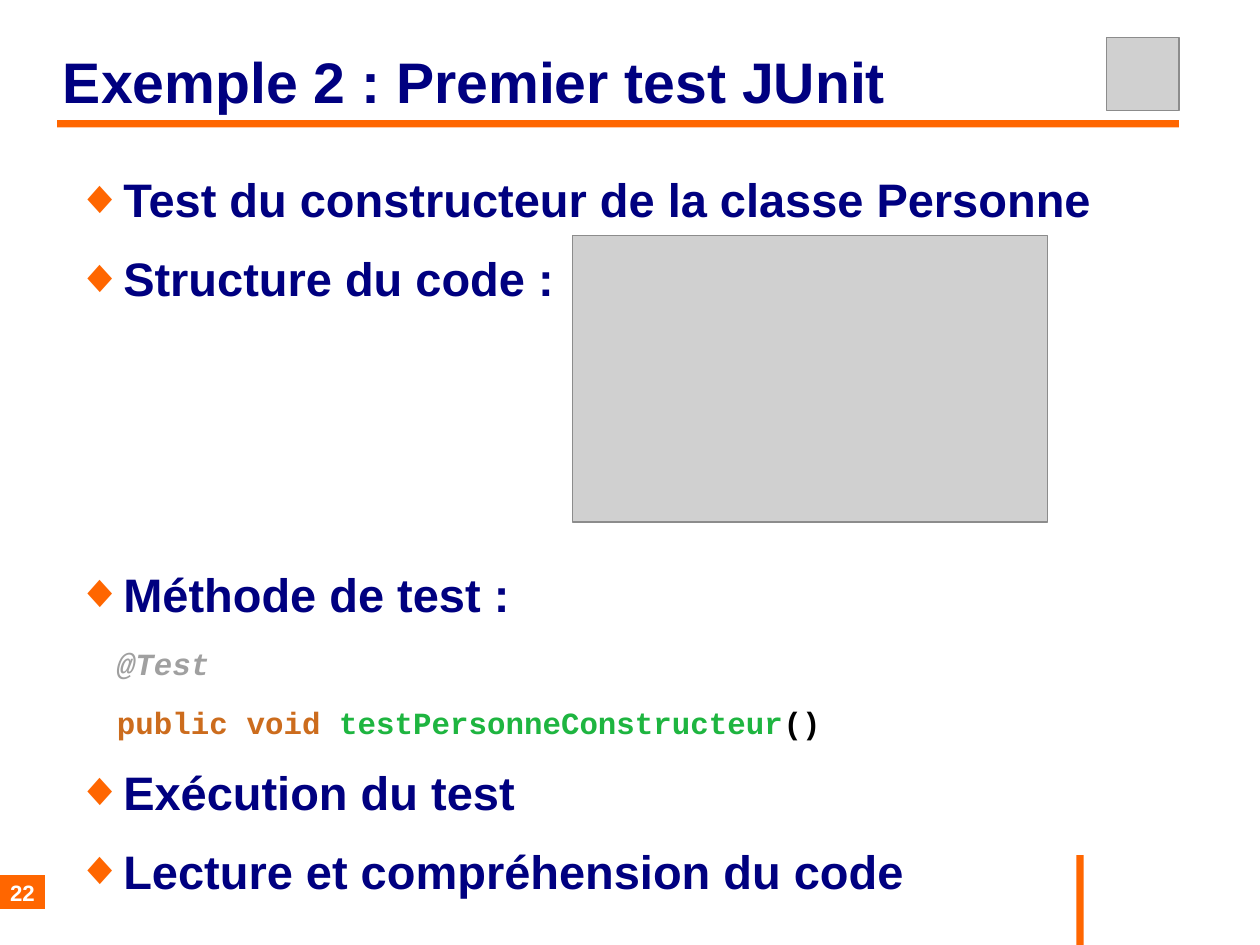
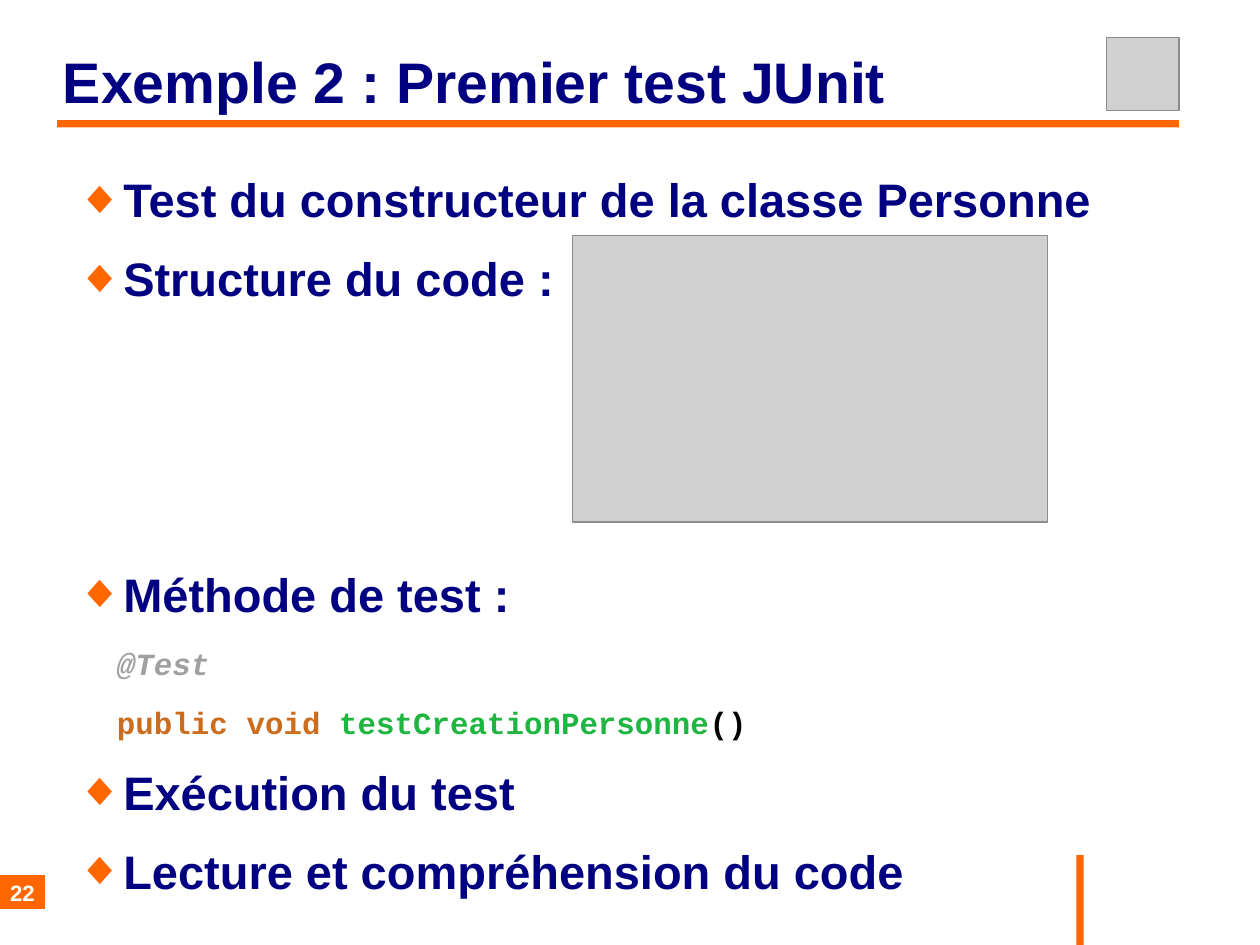
Before and after one commit to philphils/tests-unitaires-et-moins-unitaires, a slide deck: slide 22 of tests-unitaires-cours/nouveauDiapo/diapo_tests_unitaires.odp. Drawn at 1260x945 pixels with LibreOffice and Linux fonts; fonts in the diff are those of the drawing; grey boxes stand for pictures; background and template pictures are left out. Boxes give left, top, right and bottom in pixels: in the first picture for what was removed or moved away, otherwise in the second. Text is boxed around its words. In the diff, an @@ line names an element or a change of style, - is before the commit and + after.

Commit message:
Diapo précision test paramétré

```diff
--- a/tests-unitaires-cours/nouveauDiapo/diapo_tests_unitaires.odp
+++ b/tests-unitaires-cours/nouveauDiapo/diapo_tests_unitaires.odp
@@ text at [117,712,746,741]: text changed @@
-public void testPersonneConstructeur()
+public void testCreationPersonne()
```
